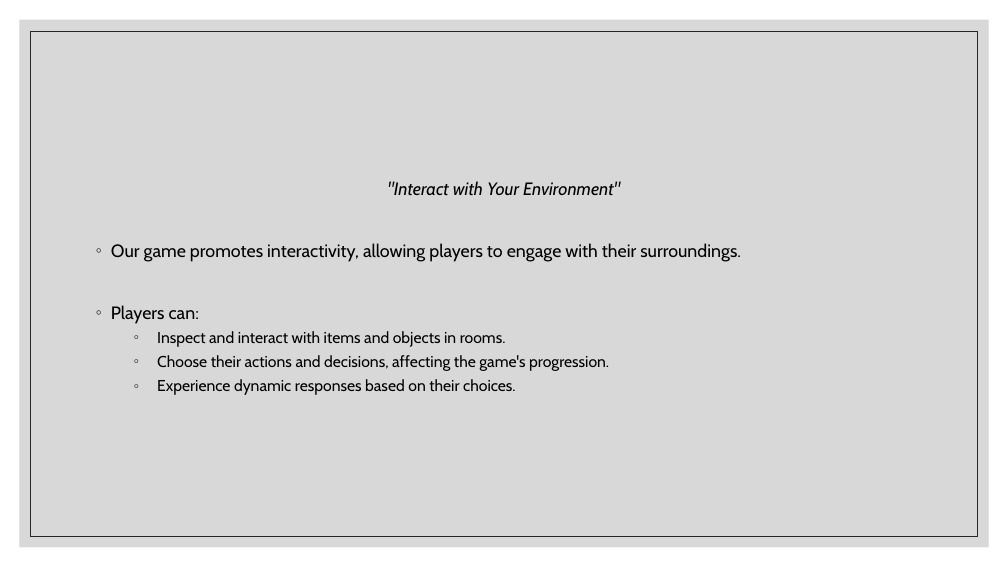
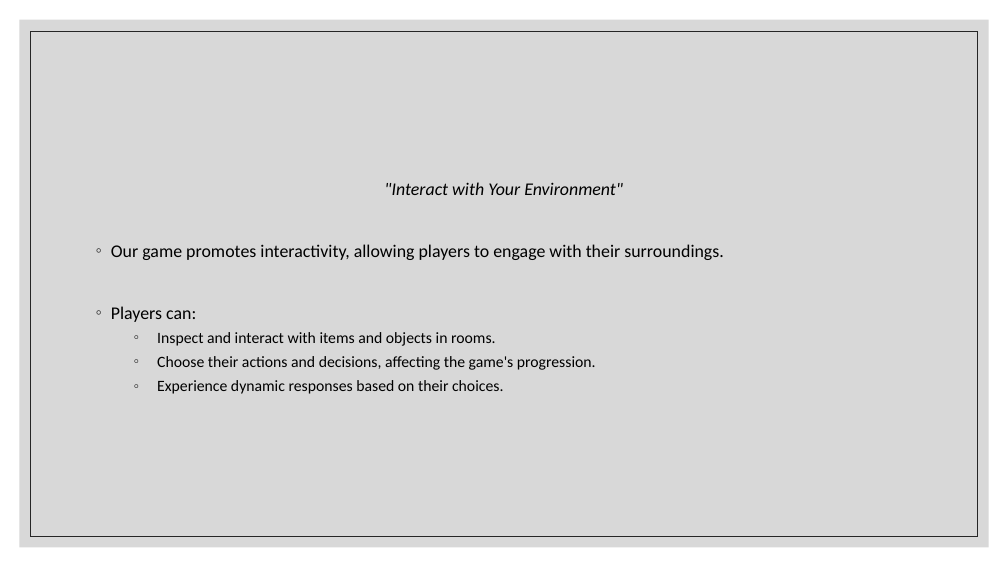
Before and after one commit to Nodles2209/Odyssey-of-the-Forgotten, a slide deck: slide 6 of Group_Presentation.pptx. Drawn at 1008x567 pixels with LibreOffice and Linux fonts; fonts in the diff are those of the drawing; background and template pictures are left out. Boxes give left, top, right and bottom in pixels: in the first picture for what was removed or moved away, otherwise in the second. Text is boxed around its words. In the diff, an @@ line names an element or a change of style, - is before the commit and + after.

Commit message:
added details to game content

```diff
--- a/Group_Presentation.pptx
+++ b/Group_Presentation.pptx
@@ rectangle at [31, 31, 978, 536]: outline #262626 0.5 pt to #262626 0.75 pt @@
@@ text ""Interact with Your Environment"" at [111, 182, 724, 394]: font Cabin to Calibri; less space between paragraphs @@
```
Also in this commit, not shown: 8 other slides changed, 2 slides added, 1 slide removed.
